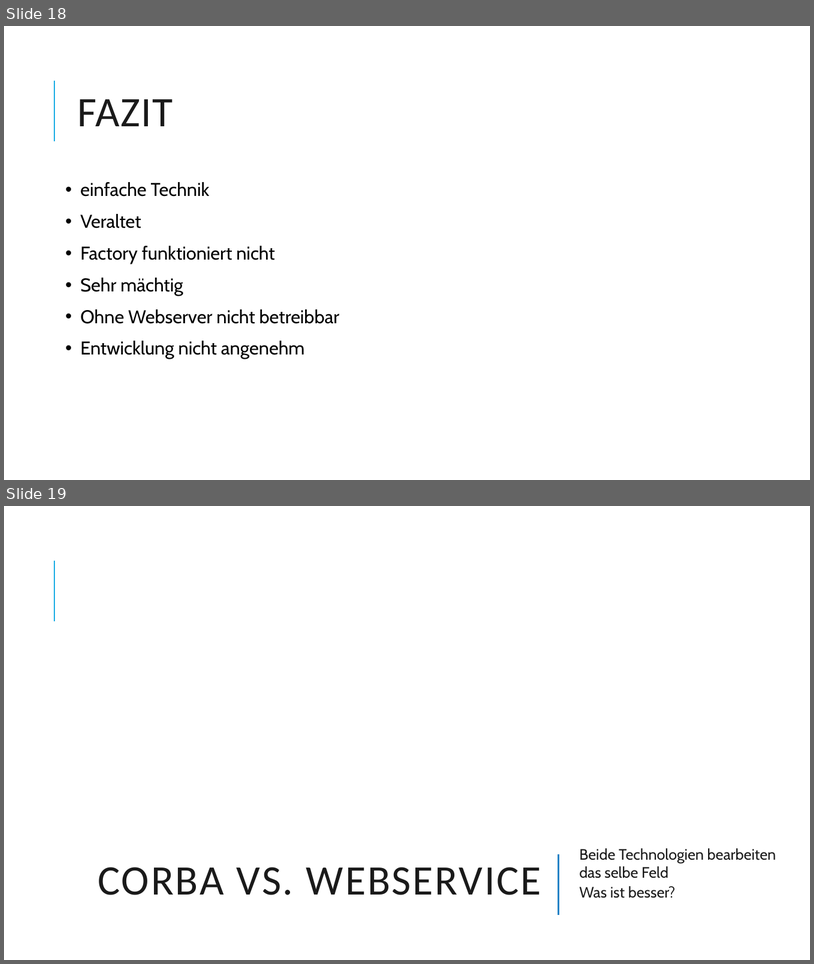
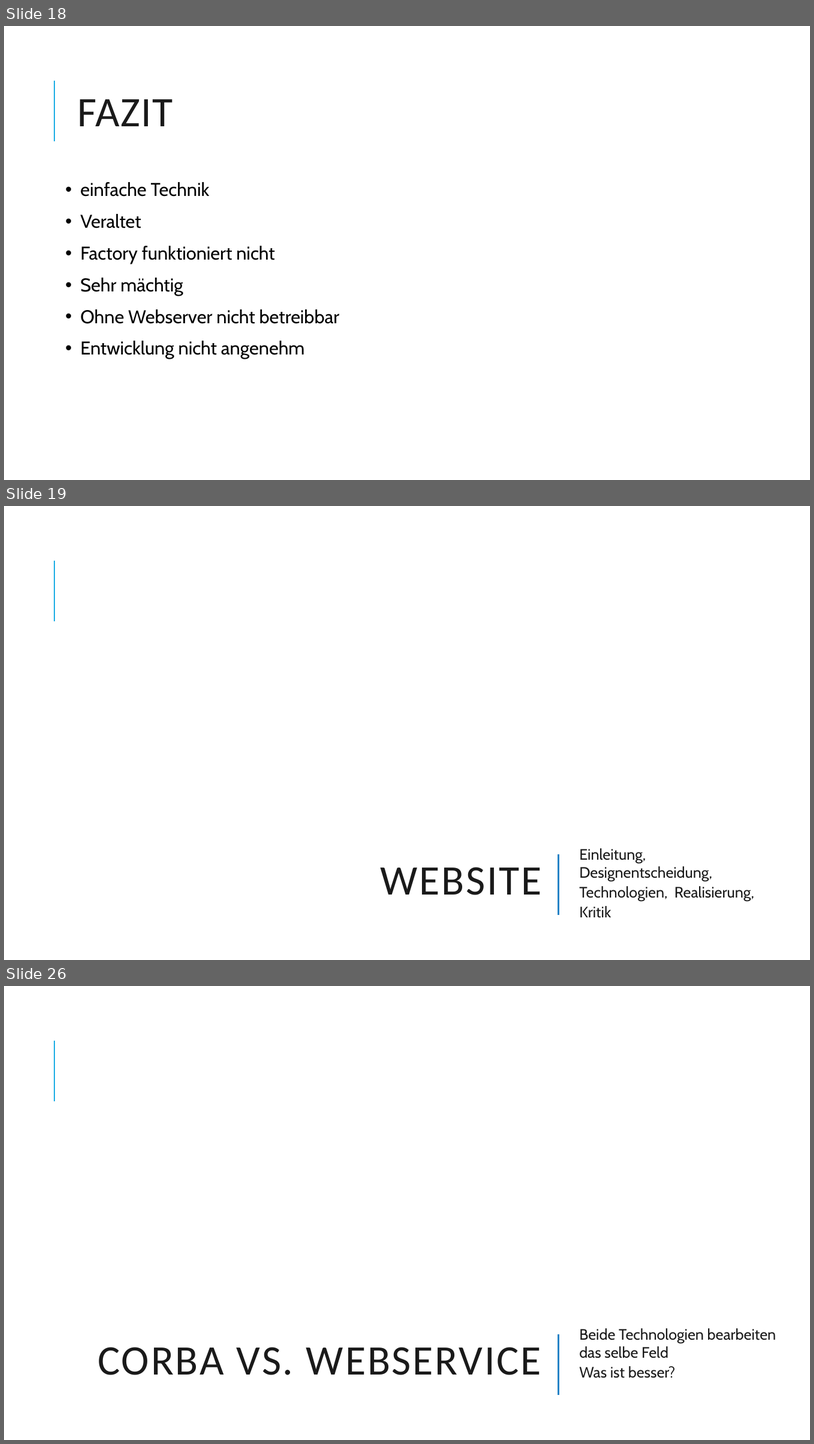
Before and after one commit to Dabjazz/SportsClubManager, a slide deck: Presentation/Presentation.pptx. Shown one above the other, each under a label of ours: slides 18 and 19 before the commit, slides 18, 19 and 26 after it; the slides between them are not shown. The pictures are 814x964 and 814x1444 pixels, drawn with LibreOffice and Linux fonts; fonts in the diff are those of the drawing; background and template pictures are left out. Boxes give left, top, right and bottom in pixels: in the first picture for what was removed or moved away, otherwise in the second. Text is boxed around its words. In the diff, an @@ line names an element or a change of style, - is before the commit and + after.

```diff
--- a/Presentation/Presentation.pptx
+++ b/Presentation/Presentation.pptx
@@ slide 19 added at (x1=4, y1=506, x2=810, y2=960), background #FFFFFF; not listed: 2 template elements that a slide beside it also shows @@
@@ text added at (x1=579, y1=848, x2=755, y2=918), 18 pt, text #1A1A1A @@
+Einleitung, Designentscheidung,
+Technologien, Realisierung,
+Kritik
@@ title added at (x1=380, y1=867, x2=542, y2=895), 50 pt, text #1A1A1A @@
+WEBSITE
@@ what was slide 19 is now slide 26 @@
```
Also in this commit, not shown: 2 slides changed, 7 other slides added.
